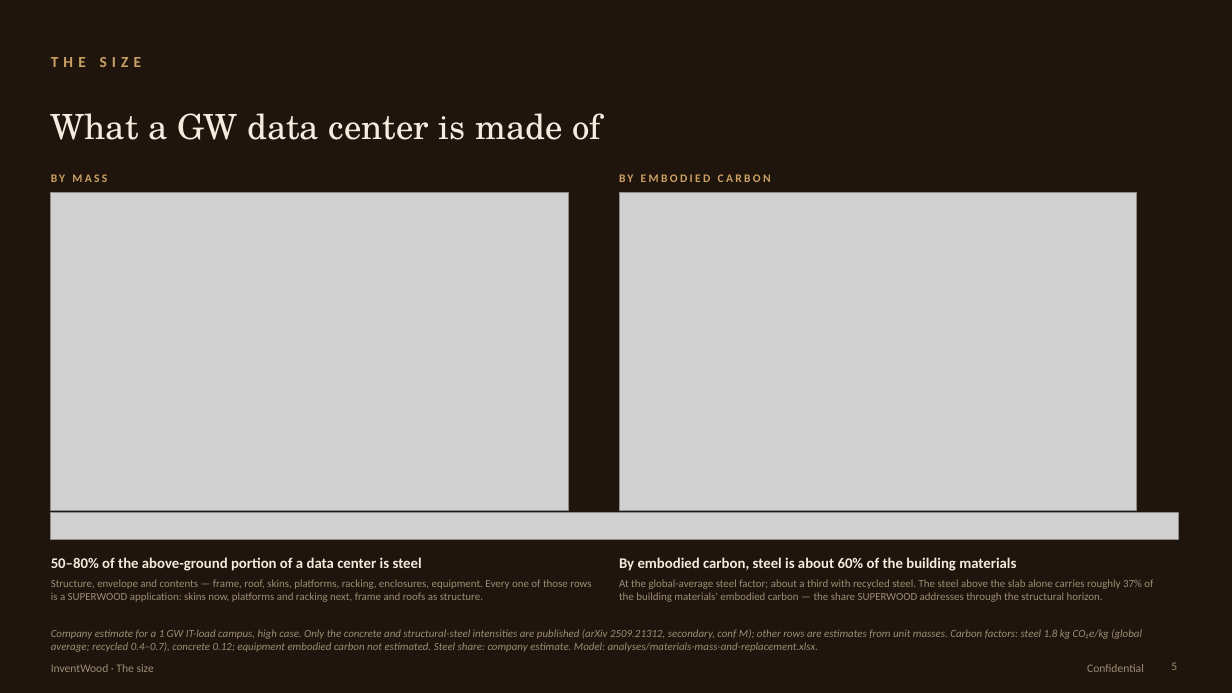
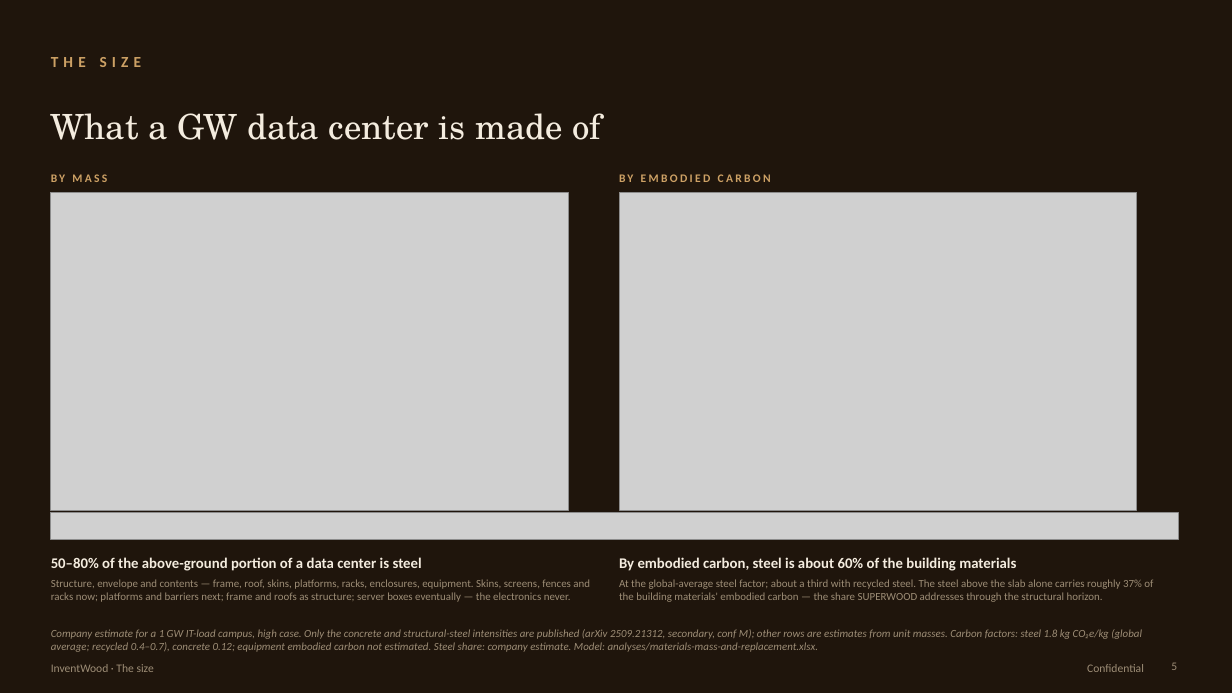
Before and after one commit to alau-hi/decks, a slide deck: slide 5 of superwood-datacenter-investor/SUPERWOOD-for-Data-Centers-Companion.pptx. Drawn at 1232x693 pixels with LibreOffice and Linux fonts; fonts in the diff are those of the drawing; grey boxes stand for pictures. Boxes give left, top, right and bottom in pixels: in the first picture for what was removed or moved away, otherwise in the second. Text is boxed around its words. In the diff, an @@ line names an element or a change of style, - is before the commit and + after.

```diff
--- a/superwood-datacenter-investor/SUPERWOOD-for-Data-Centers-Companion.pptx
+++ b/superwood-datacenter-investor/SUPERWOOD-for-Data-Centers-Companion.pptx
@@ text at bbox=[51, 579, 590, 602]: text changed @@
-Structure, envelope and contents — frame, roof, skins, platforms, racking, enclosures, equipment. Every one of those rows is a SUPERWOOD application: skins now, platforms and racking next, frame and roofs as structure.
+Structure, envelope and contents — frame, roof, skins, platforms, racks, enclosures, equipment. Skins, screens, fences and racks now; platforms and barriers next; frame and roofs as structure; server boxes eventually — the electronics never.
```
Also in this commit, not shown: 5 other slides changed, 17 other files.
